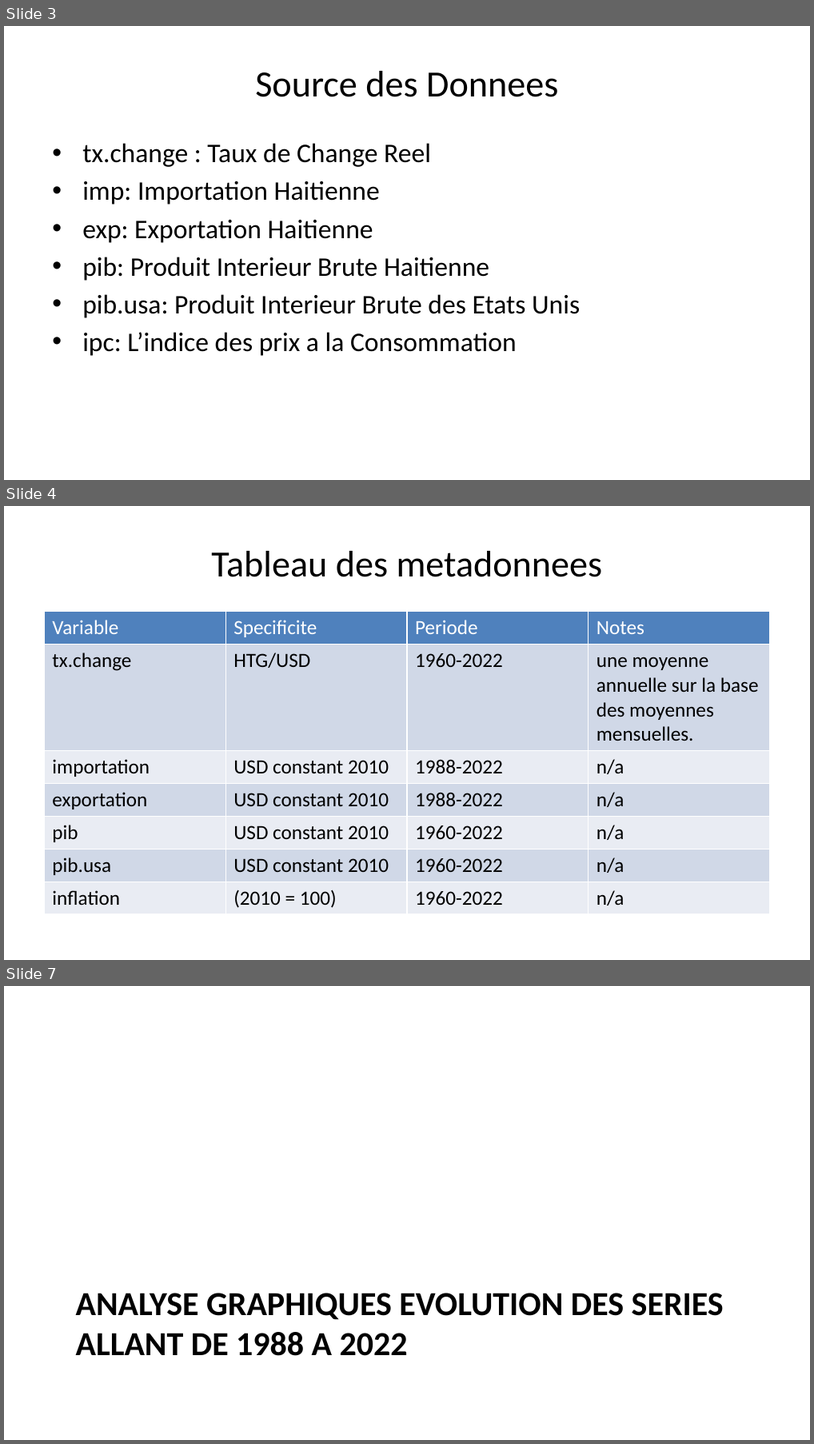
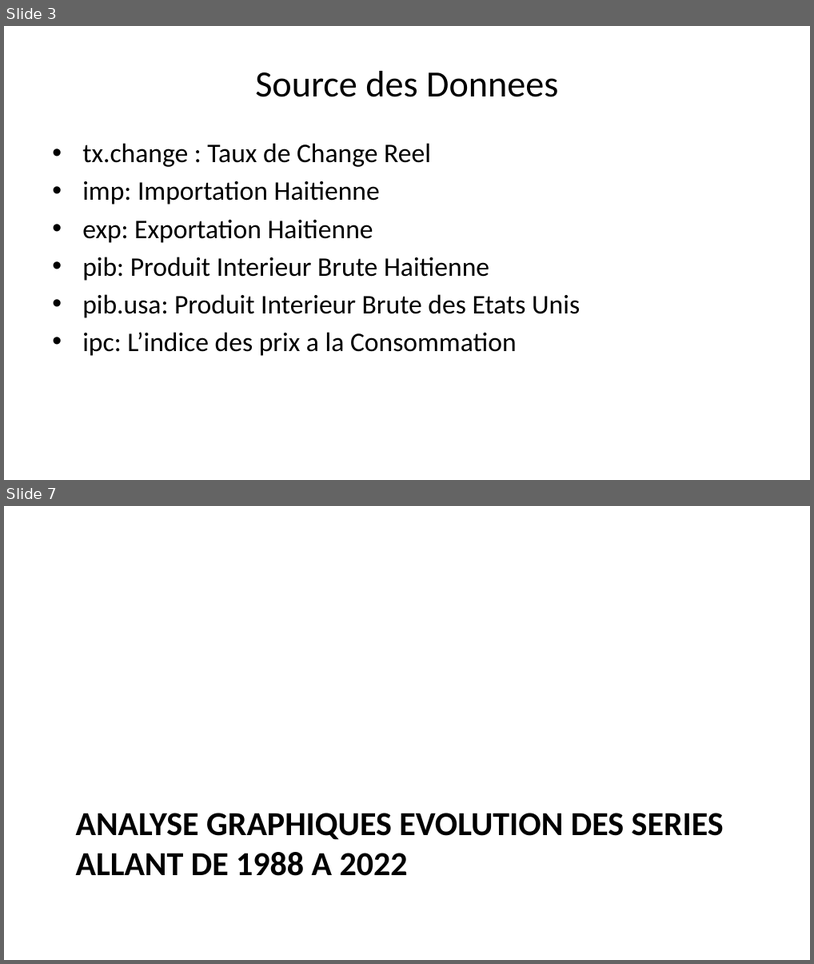
Before and after one commit to AD0791/Presentation_thesis, a slide deck: modele_presentation.pptx. Shown one above the other, each under a label of ours: slides 3, 4 and 7 before the commit, slides 3 and 7 after it; the slides between them are not shown. The pictures are 814x1444 and 814x964 pixels, drawn with LibreOffice and Linux fonts; fonts in the diff are those of the drawing. Boxes give left, top, right and bottom in pixels: in the first picture for what was removed or moved away, otherwise in the second. Text is boxed around its words. In the diff, an @@ line names an element or a change of style, - is before the commit and + after.

```diff
--- a/modele_presentation.pptx
+++ b/modele_presentation.pptx
@@ slide 4 removed at (4,506,810,960), background #FFFFFF @@
@@ title removed at (211,551,603,577) @@
-Tableau des metadonnees
@@ table removed at (44,612,770,911), 7 rows, 4 columns @@
-Variable | Specificite | Periode | Notes
-tx.change | HTG/USD | 1960-2022 | une moyenne annuelle sur la base des moyennes mensuelles.
-importation | USD constant 2010 | 1988-2022 | n/a
-exportation | USD constant 2010 | 1988-2022 | n/a
-pib | USD constant 2010 | 1960-2022 | n/a
-pib.usa | USD constant 2010 | 1960-2022 | n/a
-inflation | (2010 = 100) | 1960-2022 | n/a
```
Also in this commit, not shown: 3 slides changed, 6 slides added, 9 other files.
